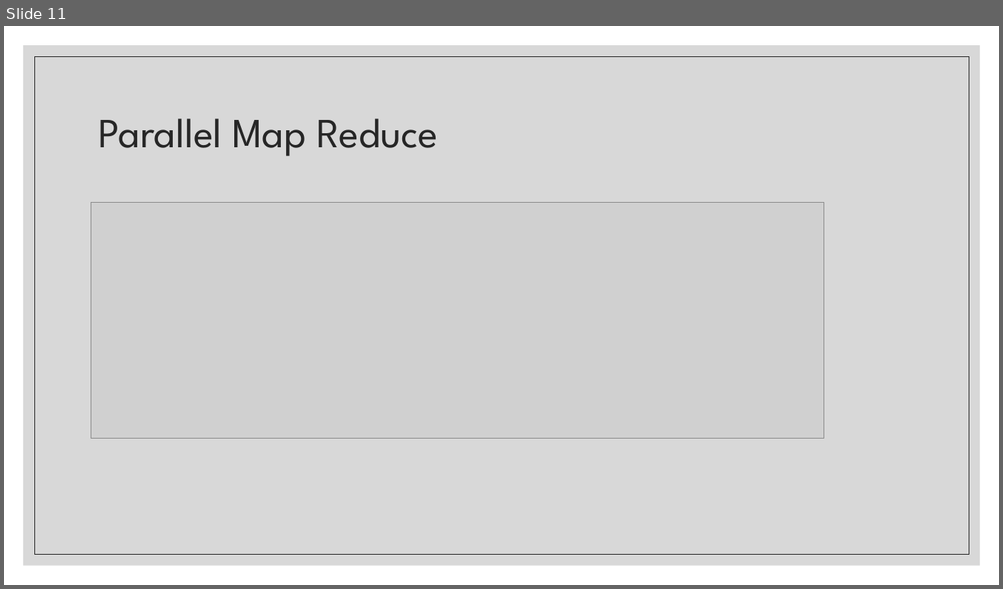
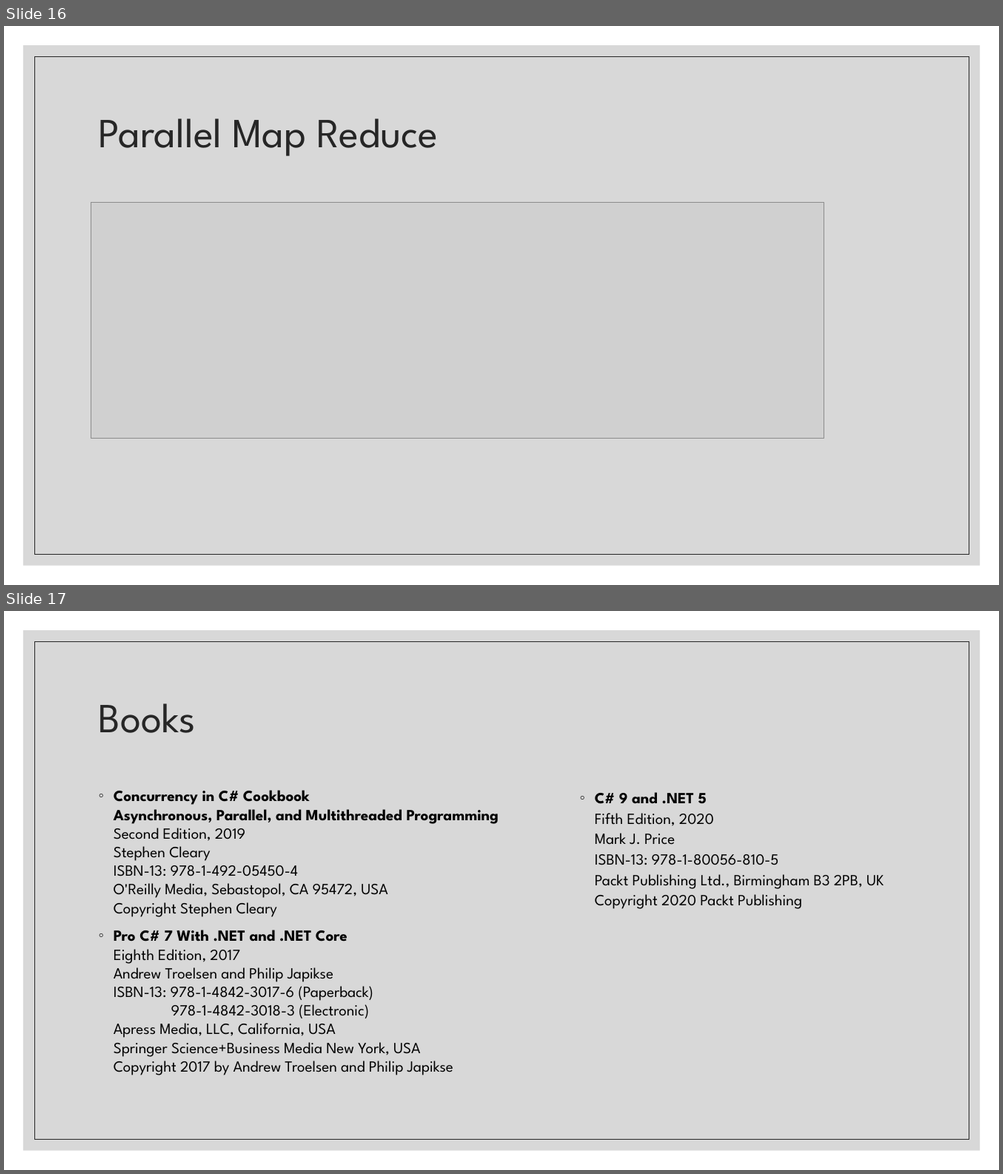
Before and after one commit to belward1/CSC543FinalProject, a slide deck: CSC543FinalProject/CSC 543 - Spring 2021 - Final Project - Bob Elward.pptx. Shown one above the other, each under a label of ours: slide 11 before the commit, slides 16 and 17 after it. The pictures are 1003x589 and 1003x1174 pixels, drawn with LibreOffice and Linux fonts; fonts in the diff are those of the drawing; grey boxes stand for pictures. Boxes give left, top, right and bottom in pixels: in the first picture for what was removed or moved away, otherwise in the second. Text is boxed around its words. In the diff, an @@ line names an element or a change of style, - is before the commit and + after.

Commit message:
Added ParallelInvoke.

```diff
--- a/CSC543FinalProject/CSC 543 - Spring 2021 - Final Project - Bob Elward.pptx
+++ b/CSC543FinalProject/CSC 543 - Spring 2021 - Final Project - Bob Elward.pptx
@@ slide 17 added at (x1=4, y1=611, x2=999, y2=1170), background #FFFFFF; not listed: 2 template elements that a slide beside it also shows @@
@@ title added at (x1=99, y1=703, x2=196, y2=733), 40 pt, text #262626 @@
+Books
@@ text added at (x1=114, y1=790, x2=499, y2=1076), 15 pt, text #000000 @@
+◦ Concurrency in C# Cookbook
+  Asynchronous, Parallel, and Multithreaded Programming
+  Second Edition, 2019
+  Stephen Cleary
+  ISBN-13: 978-1-492-05450-4
+  O'Reilly Media, Sebastopol, CA 95472, USA
+  Copyright Stephen Cleary
+◦ Pro C# 7 With .NET and .NET Core
+  Eighth Edition, 2017
+  Andrew Troelsen and Philip Japikse
+  ISBN-13: 978-1-4842-3017-6 (Paperback)
+  978-1-4842-3018-3 (Electronic)
+  Apress Media, LLC, California, USA
+  Springer Science+Business Media New York, USA
+  Copyright 2017 by Andrew Troelsen and Philip Japikse
@@ text added at (x1=595, y1=792, x2=883, y2=909), 15 pt, text #000000 @@
+◦ C# 9 and .NET 5
+  Fifth Edition, 2020
+  Mark J. Price
+  ISBN-13: 978-1-80056-810-5
+  Packt Publishing Ltd., Birmingham B3 2PB, UK
+  Copyright 2020 Packt Publishing
@@ what was slide 11 is now slide 16 @@
```
Also in this commit, not shown: 4 slides changed, 5 other slides added, 10 other files.
